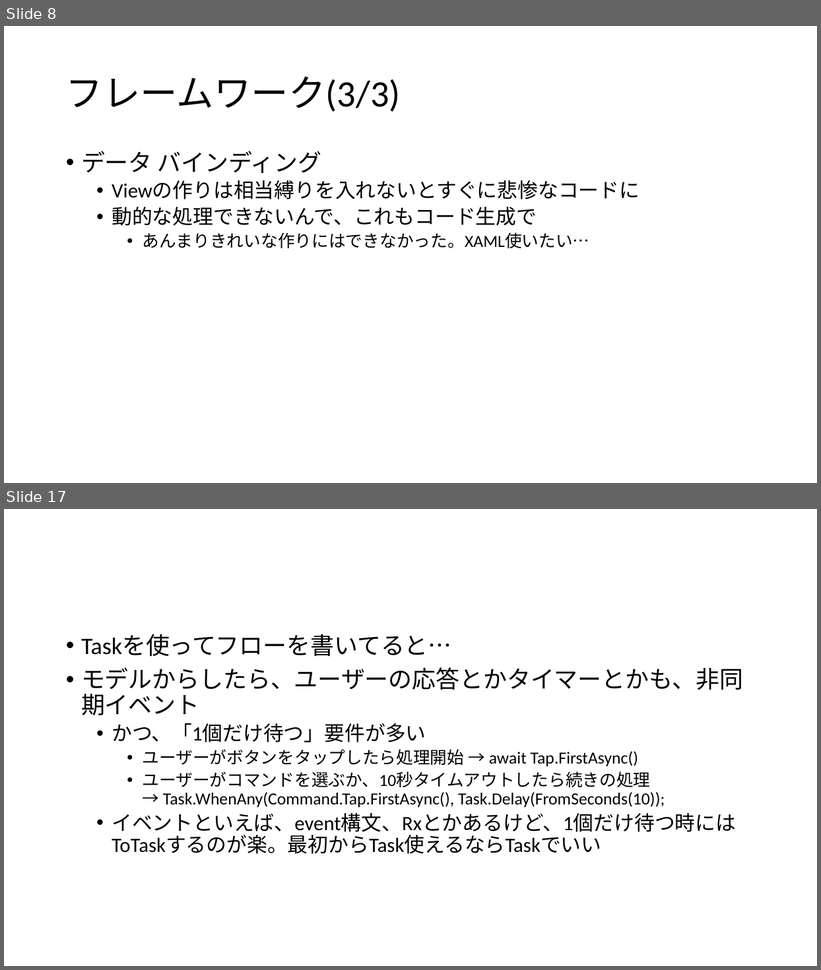
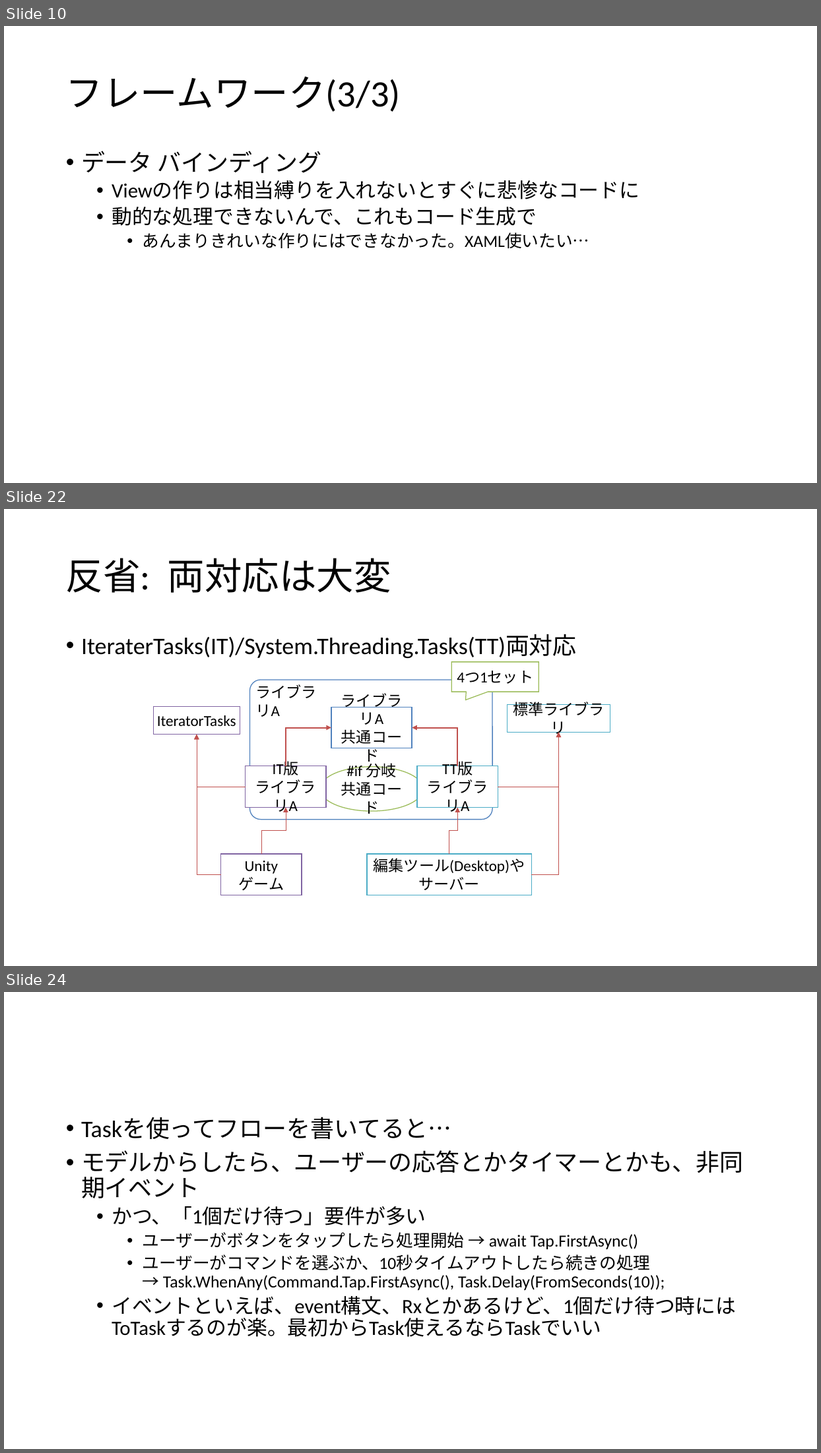
Before and after one commit to ppcuni/UnityCsharp20150321, a slide deck: doc/自社フレームワーク.pptx. Shown one above the other, each under a label of ours: slides 8 and 17 before the commit, slides 10, 22 and 24 after it; the slides between them are not shown. The pictures are 821x970 and 821x1453 pixels, drawn with LibreOffice and Linux fonts; fonts in the diff are those of the drawing. Boxes give left, top, right and bottom in pixels: in the first picture for what was removed or moved away, otherwise in the second. Text is boxed around its words. In the diff, an @@ line names an element or a change of style, - is before the commit and + after.

```diff
--- a/doc/自社フレームワーク.pptx
+++ b/doc/自社フレームワーク.pptx
@@ slide 22 added at <box>4,509,817,966</box>, background #FFFFFF @@
@@ title added at <box>66,558,391,593</box>, 44 pt, text #000000 @@
+反省: 両対応は大変
@@ text added at <box>81,634,577,658</box>, 28 pt, text #000000 @@
+• IteraterTasks(IT)/System.Threading.Tasks(TT)両対応
@@ speech box added at <box>451,662,539,692</box>, fill #FFFFFF, outline #9BBB59 1 pt, 18 pt, text #000000 @@
+4つ1セット
@@ rounded rectangle added at <box>250,680,492,819</box>, fill #FFFFFF, outline #4F81BD 1 pt @@
@@ text added at <box>256,685,317,717</box>, 18 pt, text #000000 @@
+ライブラリA
@@ rectangle added at <box>153,706,240,735</box>, fill #FFFFFF, outline #8064A2 1 pt, 18 pt, text #000000 @@
+IteratorTasks
@@ rectangle added at <box>507,705,611,733</box>, fill #FFFFFF, outline #4BACC6 1 pt, 18 pt, text #000000 @@
+標準ライブラリ
@@ rectangle added at <box>331,707,412,749</box>, fill #FFFFFF, outline #4F81BD 1 pt, 18 pt, text #000000 @@
+ライブラリA
+共通コード
@@ elbow arrow added from (246, 787) to (197, 735), #C0504D 0.5 pt @@
@@ elbow arrow added from (221, 875) to (197, 735), #C0504D 0.5 pt @@
@@ elbow arrow added from (286, 766) to (331, 728), #C0504D 1.5 pt @@
@@ elbow arrow added from (458, 766) to (412, 728), #C0504D 1.5 pt @@
@@ elbow arrow added from (498, 787) to (559, 732), #C0504D 0.5 pt @@
@@ elbow arrow added from (531, 875) to (559, 732), #C0504D 0.5 pt @@
@@ rectangle added at <box>246,766,326,808</box>, fill #FFFFFF, outline #8064A2 1 pt, 18 pt, text #000000 @@
+IT版
+ライブラリA
@@ ellipse added at <box>320,767,423,811</box>, fill #FFFFFF, outline #9BBB59 1 pt, 18 pt, text #000000 @@
+#if 分岐
+共通コード
@@ rectangle added at <box>418,766,498,808</box>, fill #FFFFFF, outline #4BACC6 1 pt, 18 pt, text #000000 @@
+TT版
+ライブラリA
@@ elbow arrow added from (261, 854) to (286, 808), #C0504D 0.5 pt @@
@@ elbow arrow added from (450, 854) to (458, 808), #C0504D 0.5 pt @@
@@ rectangle added at <box>221,854,302,896</box>, fill #FFFFFF, outline #8064A2 1 pt, 18 pt, text #000000 @@
+Unity
+ゲーム
@@ rectangle added at <box>367,854,531,896</box>, fill #FFFFFF, outline #4BACC6 1 pt, 18 pt, text #000000 @@
+編集ツール(Desktop)や
+サーバー
@@ what was slide 8 is now slide 10 @@
@@ what was slide 17 is now slide 24 @@
```
Also in this commit, not shown: 8 slides changed, 10 other slides added, 4 slides removed.
